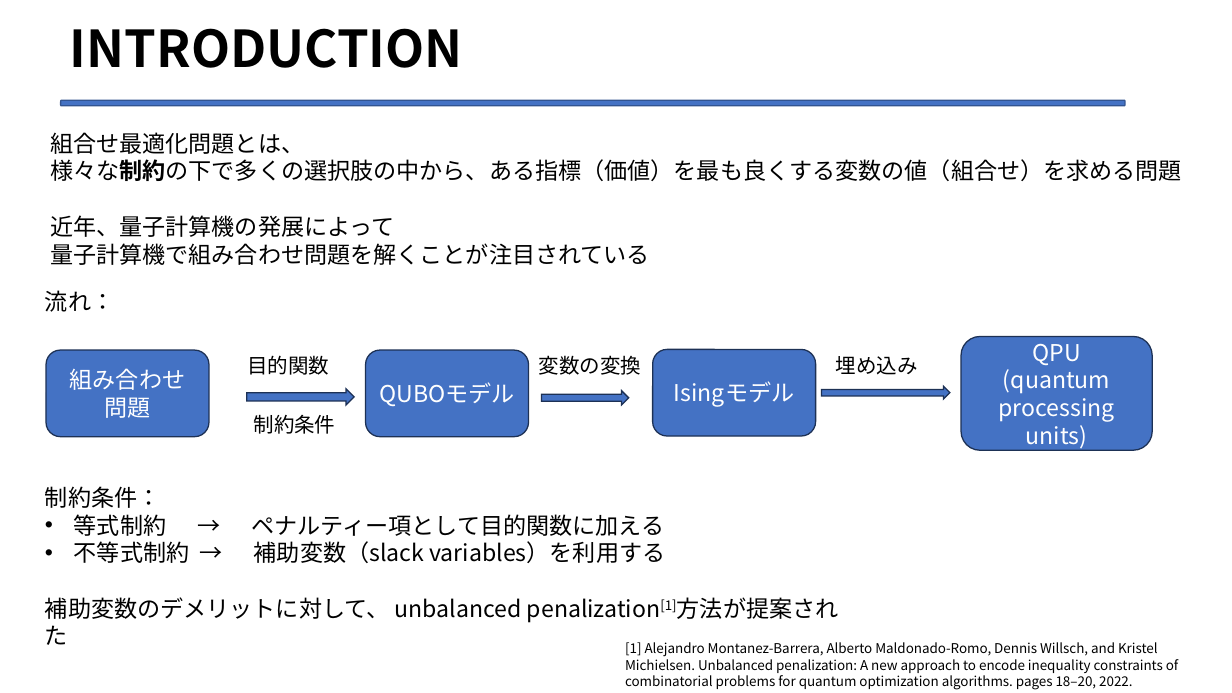
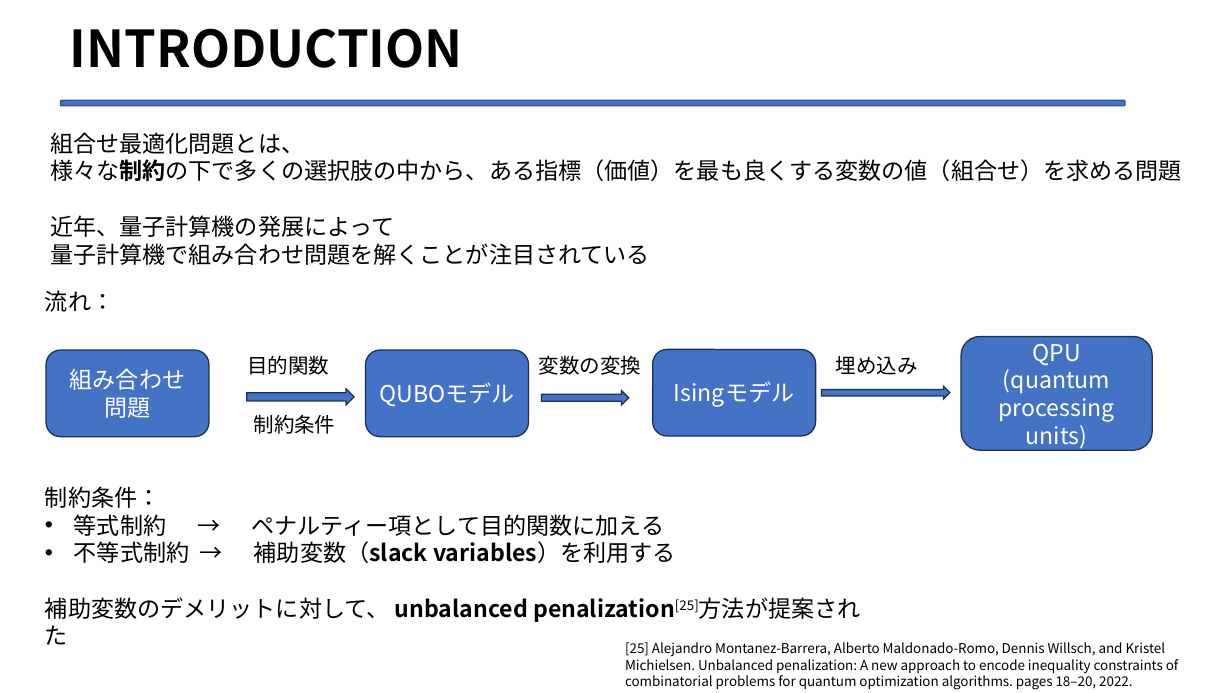
Before and after one commit to Legolas9999/zemi, a slide deck: slide 6 of 第二次/lcj_ron_zemi2.pptx. Drawn at 1232x693 pixels with LibreOffice and Linux fonts; fonts in the diff are those of the drawing. Boxes give left, top, right and bottom in pixels: in the first picture for what was removed or moved away, otherwise in the second. Text is boxed around its words. In the diff, an @@ line names an element or a change of style, - is before the commit and + after.

```diff
--- a/第二次/lcj_ron_zemi2.pptx
+++ b/第二次/lcj_ron_zemi2.pptx
@@ text at (x1=254, y1=541, x2=676, y2=563): bold on in "補助変数（slack variables）を利用する" @@
@@ text at (x1=45, y1=597, x2=861, y2=622): text changed @@
-補助変数のデメリットに対して、 unbalanced penalization[1]方法が提案された
+補助変数のデメリットに対して、 unbalanced penalization[25]方法が提案された
@@ text at (x1=625, y1=642, x2=1178, y2=690): text changed @@
-[1] Alejandro Montanez-Barrera, Alberto Maldonado-Romo, Dennis Willsch, and Kristel Michielsen. Unbalanced penalization: A new approach to encode inequality constraints of combinatorial problems for quantum optimization algorithms. pages 18–20, 2022.
+[25] Alejandro Montanez-Barrera, Alberto Maldonado-Romo, Dennis Willsch, and Kristel Michielsen. Unbalanced penalization: A new approach to encode inequality constraints of combinatorial problems for quantum optimization algorithms. pages 18–20, 2022.
```
Also in this commit, not shown: 10 other slides changed.
